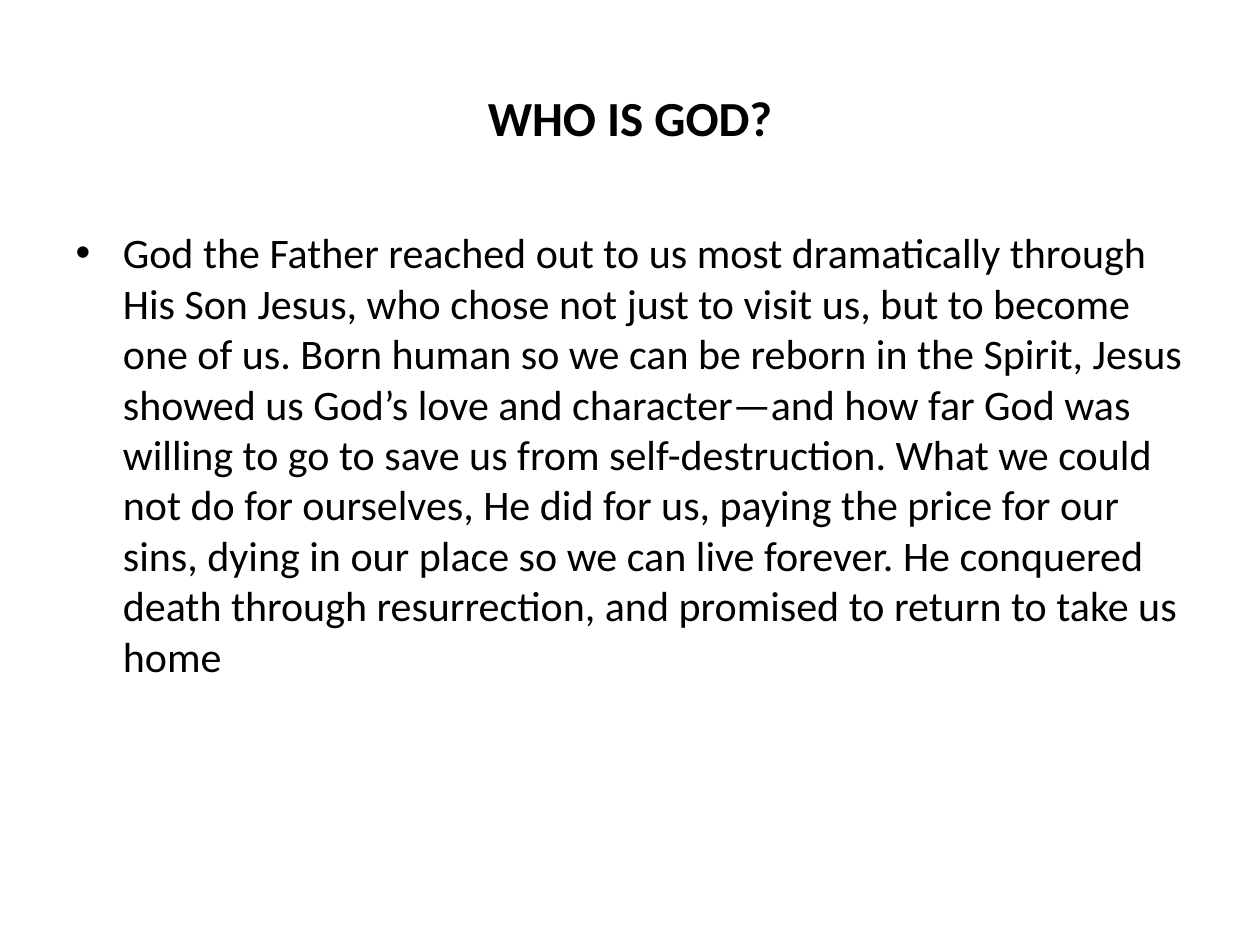
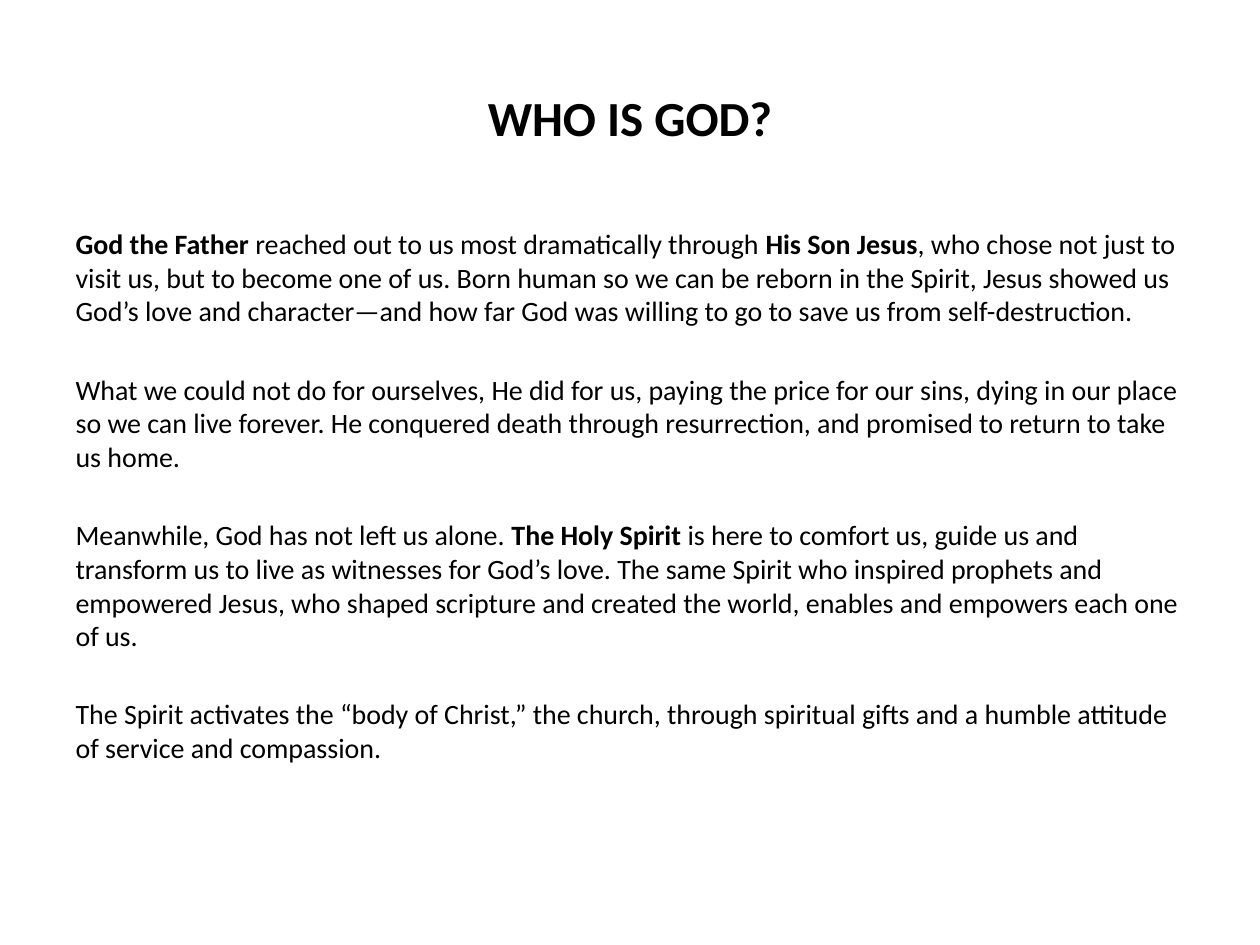
Before and after one commit to mutanganajoseph/Documents, a slide deck: slide 9 of auca/sem-1/intro-to-Bible-study/1 intro to Bible study Notes.pptx (slide 11 before the commit). Drawn at 1260x945 pixels with LibreOffice and Linux fonts; fonts in the diff are those of the drawing. Boxes give left, top, right and bottom in pixels: in the first picture for what was removed or moved away, otherwise in the second. Text is boxed around its words. In the diff, an @@ line names an element or a change of style, - is before the commit and + after.

```diff
--- a/auca/sem-1/intro-to-Bible-study/1 intro to Bible study Notes.pptx
+++ b/auca/sem-1/intro-to-Bible-study/1 intro to Bible study Notes.pptx
@@ text at bbox=[76, 234, 1177, 763]: text changed; size 24 to 16 pt @@
-• God the Father reached out to us most dramatically through His Son Jesus, who chose not just to visit us, but to become one of us. Born human so we can be reborn in the Spirit, Jesus showed us God’s love and character—and how far God was willing to go to save us from self-destruction. What we could not do for ourselves, He did for us, paying the price for our sins, dying in our place so we can live forever. He conquered death through resurrection, and promised to return to take us home
+God the Father reached out to us most dramatically through His Son Jesus, who chose not just to visit us, but to become one of us. Born human so we can be reborn in the Spirit, Jesus showed us God’s love and character—and how far God was willing to go to save us from self-destruction.
+What we could not do for ourselves, He did for us, paying the price for our sins, dying in our place so we can live forever. He conquered death through resurrection, and promised to return to take us home.
+Meanwhile, God has not left us alone. The Holy Spirit is here to comfort us, guide us and transform us to live as witnesses for God’s love. The same Spirit who inspired prophets and empowered Jesus, who shaped scripture and created the world, enables and empowers each one of us.
+The Spirit activates the “body of Christ,” the church, through spiritual gifts and a humble attitude of service and compassion.
```
Also in this commit, not shown: 44 other slides changed, 1 slide added, 18 slides removed, 1 other file.
